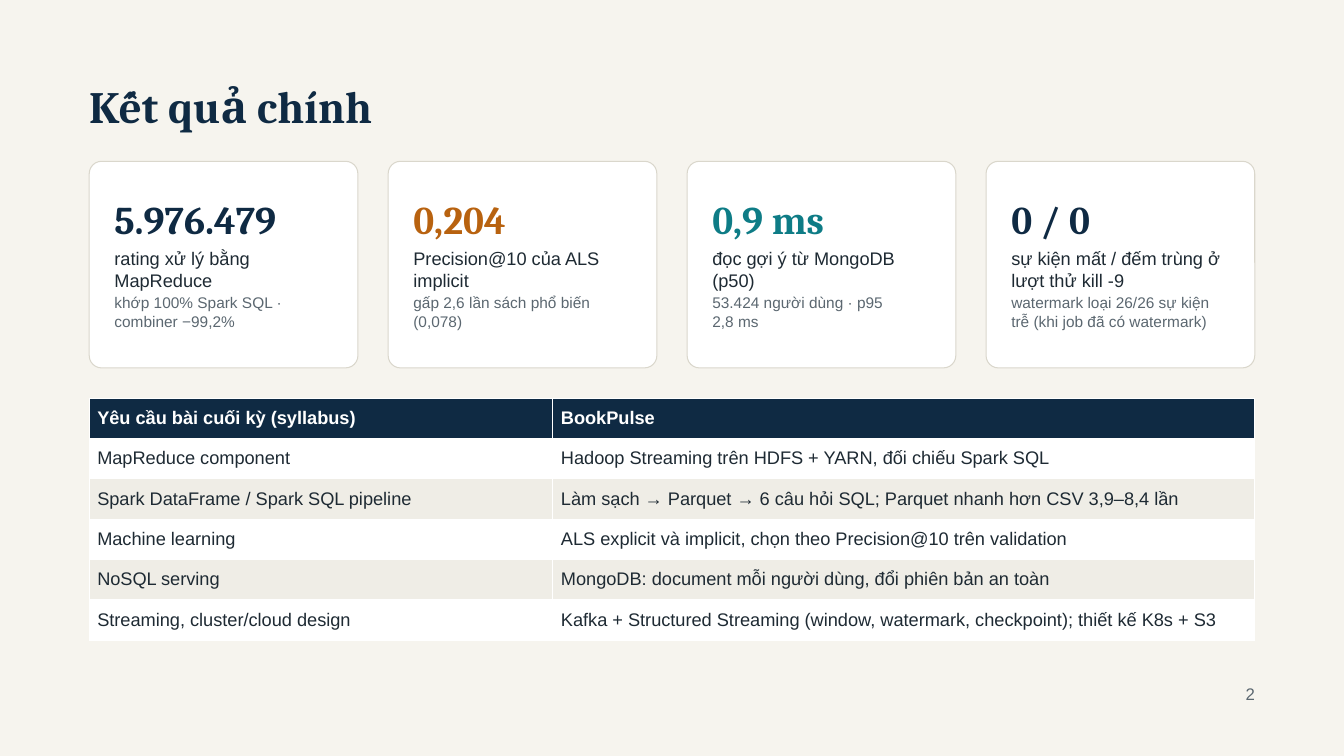
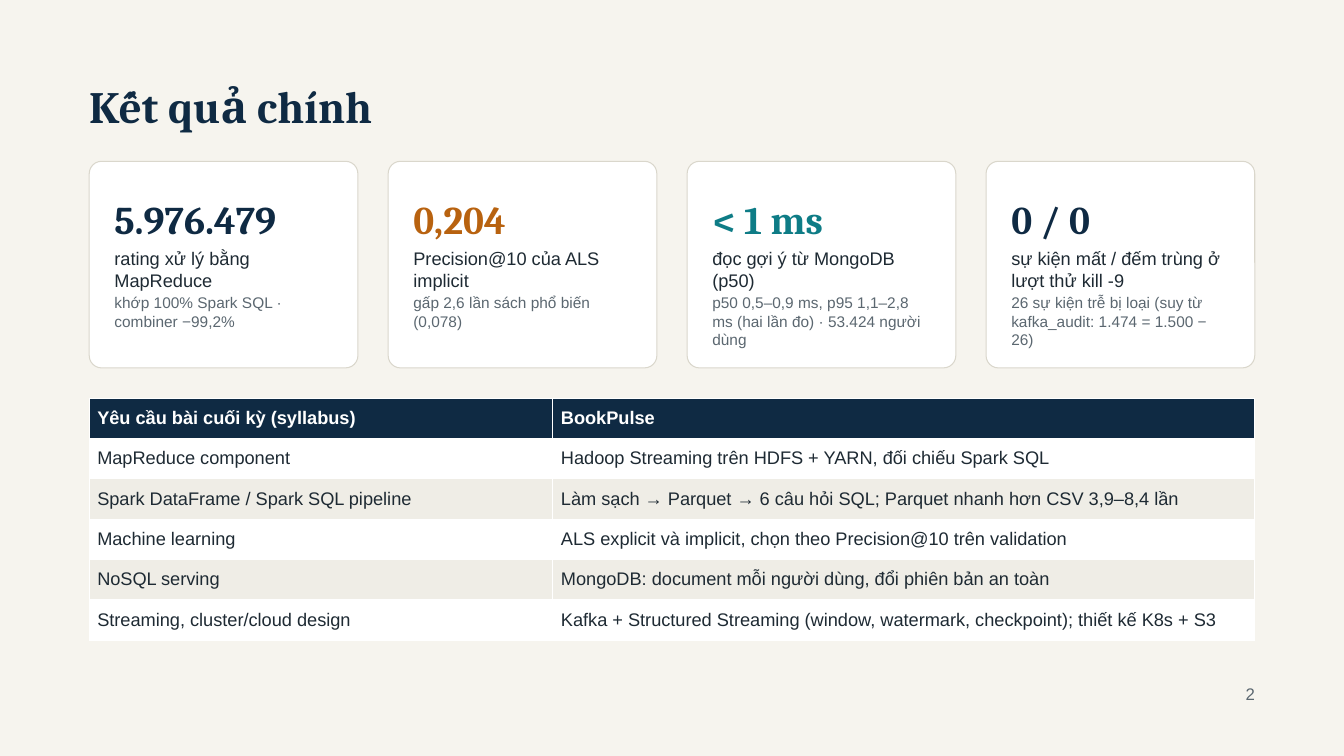
Before and after one commit to haoluonghuynhngoc/Group_06_BigData, a slide deck: slide 2 of Present/BookPulse - BDA501 Session 10 Final Presentation.pptx. Drawn at 1344x756 pixels with LibreOffice and Linux fonts; fonts in the diff are those of the drawing. Boxes give left, top, right and bottom in pixels: in the first picture for what was removed or moved away, otherwise in the second. Text is boxed around its words. In the diff, an @@ line names an element or a change of style, - is before the commit and + after.

```diff
--- a/Present/BookPulse - BDA501 Session 10 Final Presentation.pptx
+++ b/Present/BookPulse - BDA501 Session 10 Final Presentation.pptx
@@ text at bbox=[744, 207, 823, 235]: text changed @@
-0,9 ms
+< 1 ms
@@ text at bbox=[712, 297, 920, 348]: text changed @@
-53.424 người dùng · p95 2,8 ms
+p50 0,5–0,9 ms, p95 1,1–2,8 ms (hai lần đo) · 53.424 người dùng
@@ text at bbox=[1011, 296, 1203, 348]: text changed @@
-watermark loại 26/26 sự kiện trễ (khi job đã có watermark)
+26 sự kiện trễ bị loại (suy từ kafka_audit: 1.474 = 1.500 − 26)
```
Also in this commit, not shown: 11 other slides changed, 1 slide added, 46 other files.
